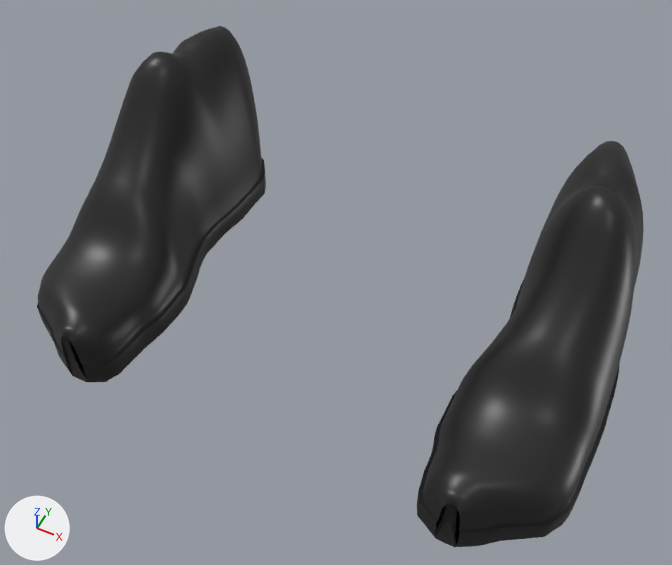
The glTF model apps/web/public/models/templates/female/shoes_sneakers.glb: old version first, new version second.
Before and after are seen from a 50 mm camera at (0.217, -0.545, 0.559) aimed at (0.009, -0.129, 0.04). Lighting does not change. The marker at lower left points along +X, +Y and +Z. The first picture is the older version.

Names of what the first picture shows: 'shoes_sneakers_female'.
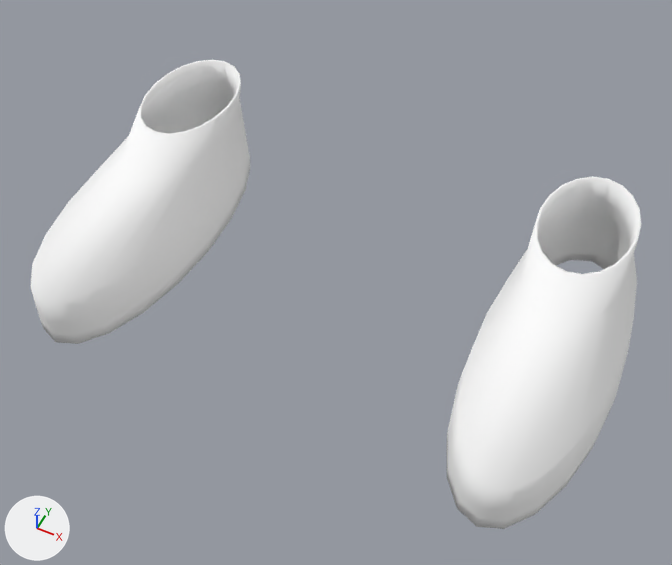
The change, as a list of edits to the scene's bpy script:
```text
Add mat_shoes_sneakers_female_mat:
    mat_shoes_sneakers_female_mat = bpy.data.materials.new('shoes_sneakers_female_Mat')
    mat_shoes_sneakers_female_mat.use_nodes = True; mat_shoes_sneakers_female_mat.node_tree.nodes.clear()
    _N = mat_shoes_sneakers_female_mat.node_tree.nodes; _L = mat_shoes_sneakers_female_mat.node_tree.links
    n0 = _N.new('ShaderNodeBsdfPrincipled'); n0.name = 'Principled BSDF'
    n0.inputs[2].default_value = 0.8  # 'Roughness'
    n1 = _N.new('ShaderNodeOutputMaterial'); n1.name = 'Material Output'
    n2 = _N.new('ShaderNodeVertexColor'); n2.name = 'Color Attribute'
    _L.new(n0.outputs[0], n1.inputs[0])  # 'BSDF' to 'Surface'
    _L.new(n2.outputs[0], n0.inputs[0])  # 'Color' to 'Base Color'
Change me_mesh_0:
    used by ob_shoes_sneakers_female; location = (0.0, 0.0, 0.0)
    remove me_mesh_0.from_pydata(...)  # 2520 vertices, 5032 faces; spans x -0.225..0.225, y -0.253..0.025, z -0.033..0.144
    remove me_mesh_0.materials.append(mat_material_0)  # black #222222
    add me_mesh_0.from_pydata(...)  # 480 vertices, 960 faces; spans x -0.224..0.224, y -0.247..0.02, z 0.0..0.095
    me_mesh_0 part 1: the loose piece of 1260 vertices spanning x -0.225..-0.116, y -0.253..0.025, z -0.033..0.144 is rebuilt with 240 vertices and now spans x -0.224..-0.117, y -0.247..0.02, z 0.0..0.095, in mat_shoes_sneakers_female_mat
    me_mesh_0 part 2: the loose piece of 1260 vertices spanning x 0.116..0.225, y -0.253..0.025, z -0.033..0.144 is rebuilt with 240 vertices and now spans x 0.117..0.224, y -0.247..0.02, z 0.0..0.095, in mat_shoes_sneakers_female_mat
    add me_mesh_0.materials.append(mat_shoes_sneakers_female_mat)
```

Location of each change, (x1, y1, x2, y2) in pixels of the pictures (672 x 565 px):
'shoes_sneakers_female', reshaped, recoloured (10% shorter)
    before: (37, 26, 644, 547)
    after: (31, 60, 641, 529)
part 1 of me_mesh_0, rebuilt (20% shorter)
    before: (37, 26, 266, 382)
    after: (31, 60, 251, 344)
part 2 of me_mesh_0, rebuilt (14% narrower, 13% shorter)
    before: (417, 141, 644, 547)
    after: (447, 176, 641, 529)
